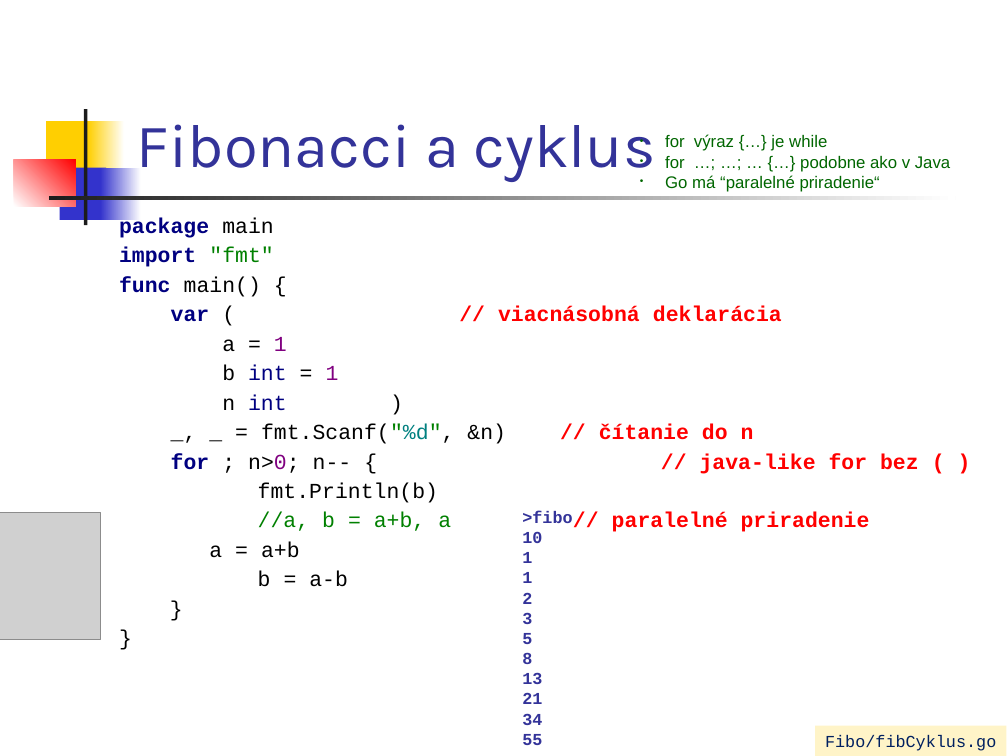
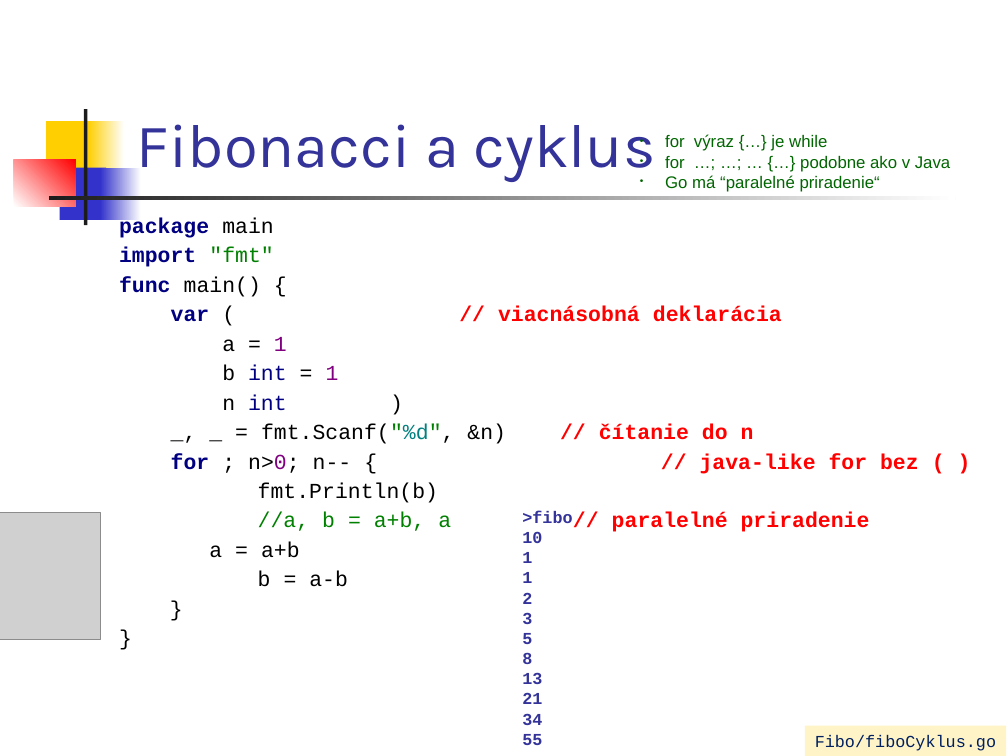
Before and after one commit to paradigmy/Prednasky, a slide deck: slide 13 of 02/go1.ppt (slide 14 before the commit). Drawn at 1008x756 pixels with LibreOffice and Linux fonts; fonts in the diff are those of the drawing; grey boxes stand for pictures. Boxes give left, top, right and bottom in pixels: in the first picture for what was removed or moved away, otherwise in the second. Text is boxed around its words. In the diff, an @@ line names an element or a change of style, - is before the commit and + after.

```diff
--- a/02/go1.ppt
+++ b/02/go1.ppt
@@ rectangle "Fibo/fiboCyklus.go": place and size @@
-rectangle "Fibo/fiboCyklus.go" at [815,726,1007,756]
+rectangle "Fibo/fiboCyklus.go" at [804,726,1006,756]
@@ text in rectangle at [815,735,996,751]: text changed @@
-Fibo/fibCyklus.go
+Fibo/fiboCyklus.go
```
Also in this commit, not shown: 4 other slides changed, 9 slides removed, 3 other files.
